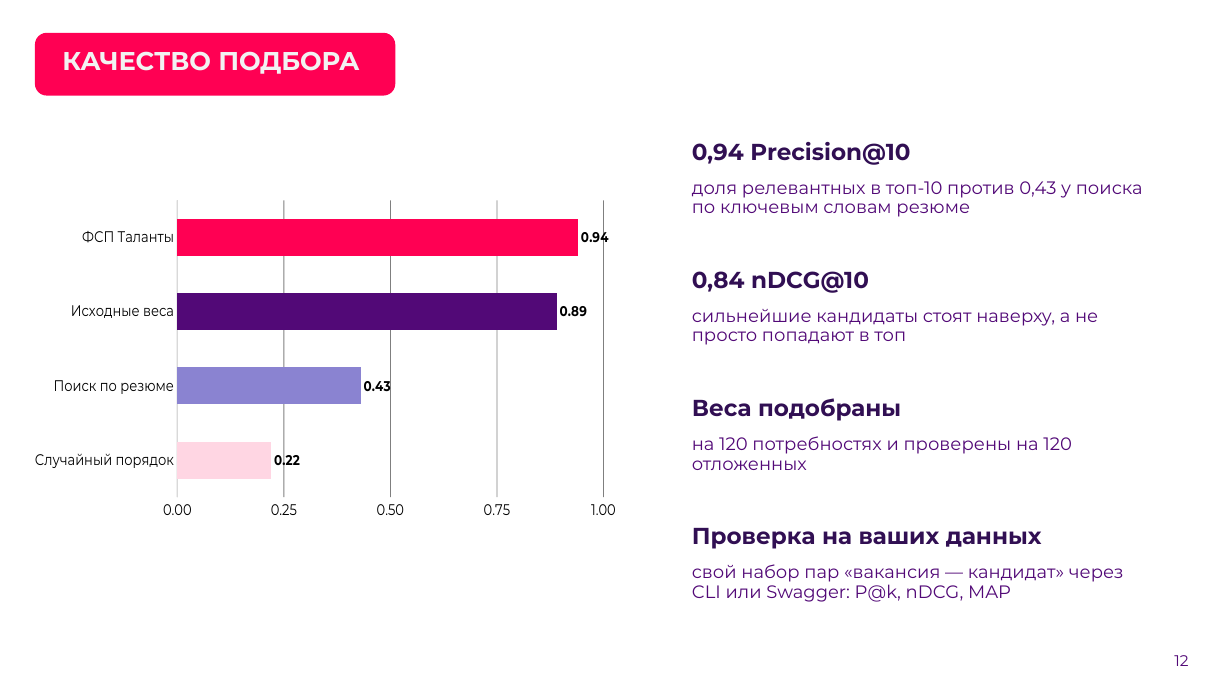
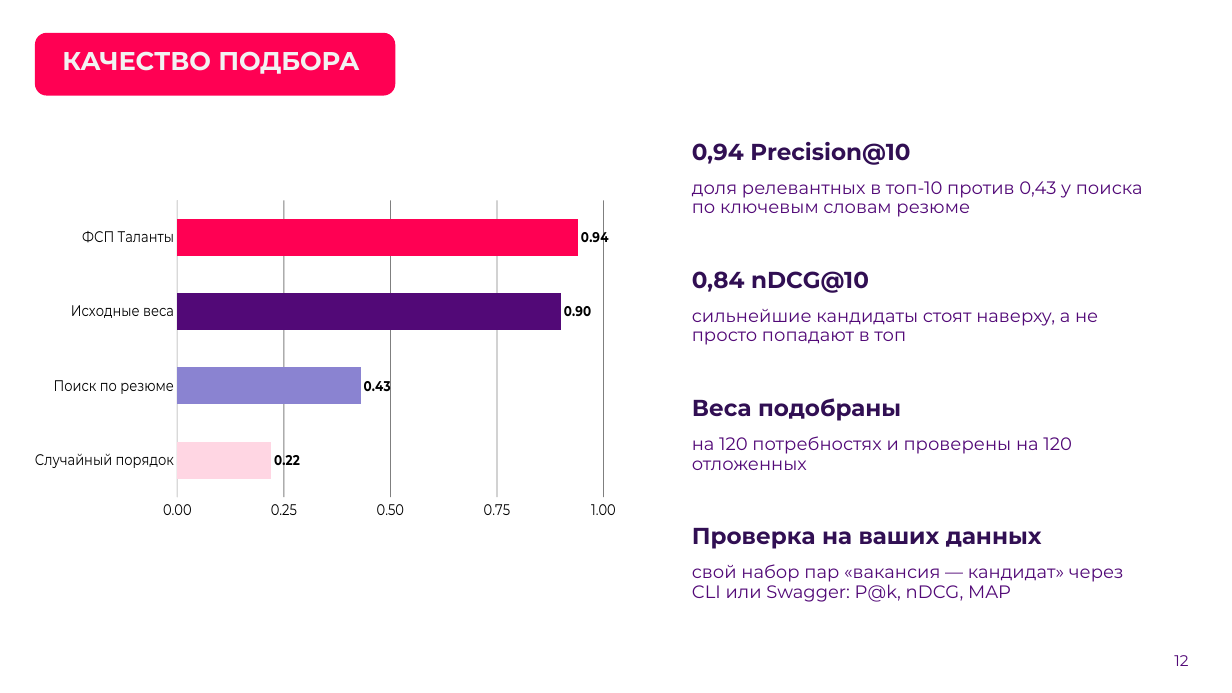
Before and after one commit to K1NGSM4N3/fsp-hack, a slide deck: slide 12 of docs/presentation.pptx. Drawn at 1232x693 pixels with LibreOffice and Linux fonts; fonts in the diff are those of the drawing; background and template pictures are left out. Boxes give left, top, right and bottom in pixels: in the first picture for what was removed or moved away, otherwise in the second. Text is boxed around its words. In the diff, an @@ line names an element or a change of style, - is before the commit and + after.

```diff
--- a/docs/presentation.pptx
+++ b/docs/presentation.pptx
@@ bar chart at (35, 144, 616, 589) @@
@@ Series 1, Исходные веса: 0.89 to 0.9 @@
```
Also in this commit, not shown: 2 other slides changed, 1 other file.
